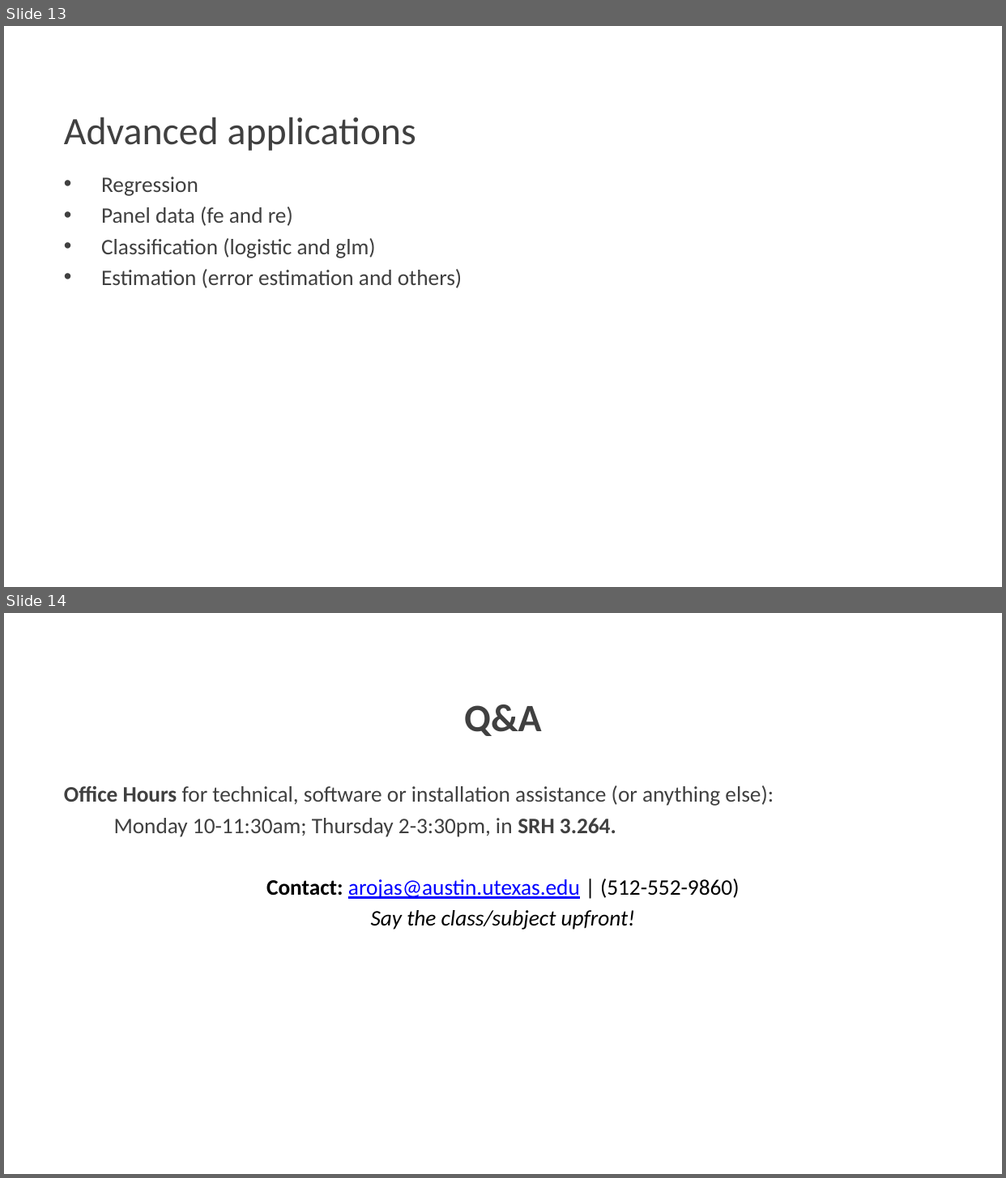
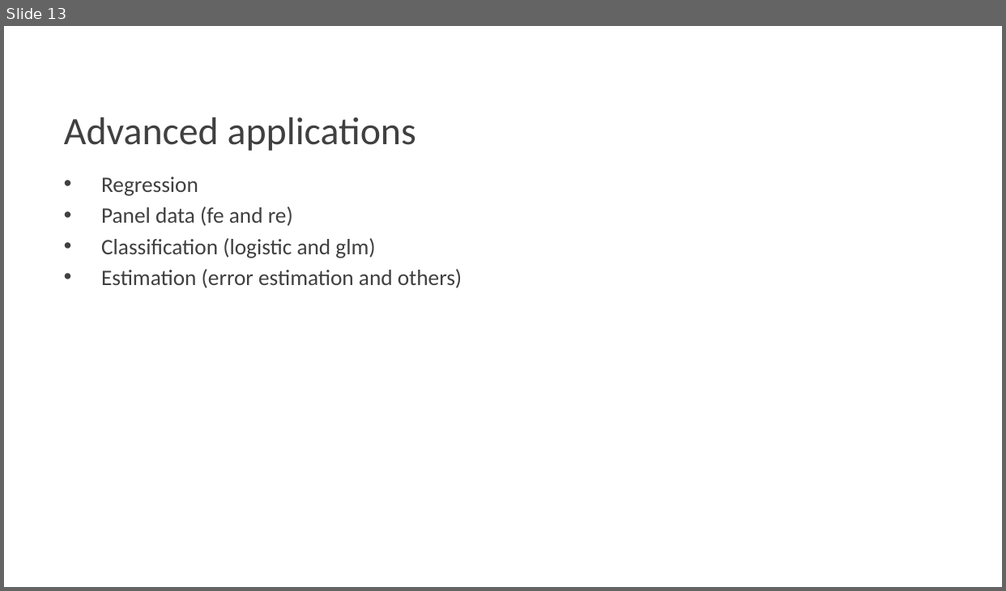
Before and after one commit to alf10087/stata_workshop, a slide deck: Stata Workshop 09-09.pptx. Shown one above the other, each under a label of ours: slides 13 and 14 before the commit, slide 13 after it. The pictures are 1006x1178 and 1006x591 pixels, drawn with LibreOffice and Linux fonts; fonts in the diff are those of the drawing; background and template pictures are left out. Boxes give left, top, right and bottom in pixels: in the first picture for what was removed or moved away, otherwise in the second. Text is boxed around its words. In the diff, an @@ line names an element or a change of style, - is before the commit and + after.

```diff
--- a/Stata Workshop 09-09.pptx
+++ b/Stata Workshop 09-09.pptx
@@ slide 14 removed at (4,613,1002,1174), background picture (left out) @@
@@ title removed at (464,705,542,736) @@
-Q&A
@@ text removed at (64,786,774,930) @@
-Office Hours for technical, software or installation assistance (or anything else):
-Monday 10-11:30am; Thursday 2-3:30pm, in SRH 3.264.
-Contact: arojas@austin.utexas.edu | (512-552-9860)
-Say the class/subject upfront!
```
Also in this commit, not shown: 4 slides changed, 4 slides added.
